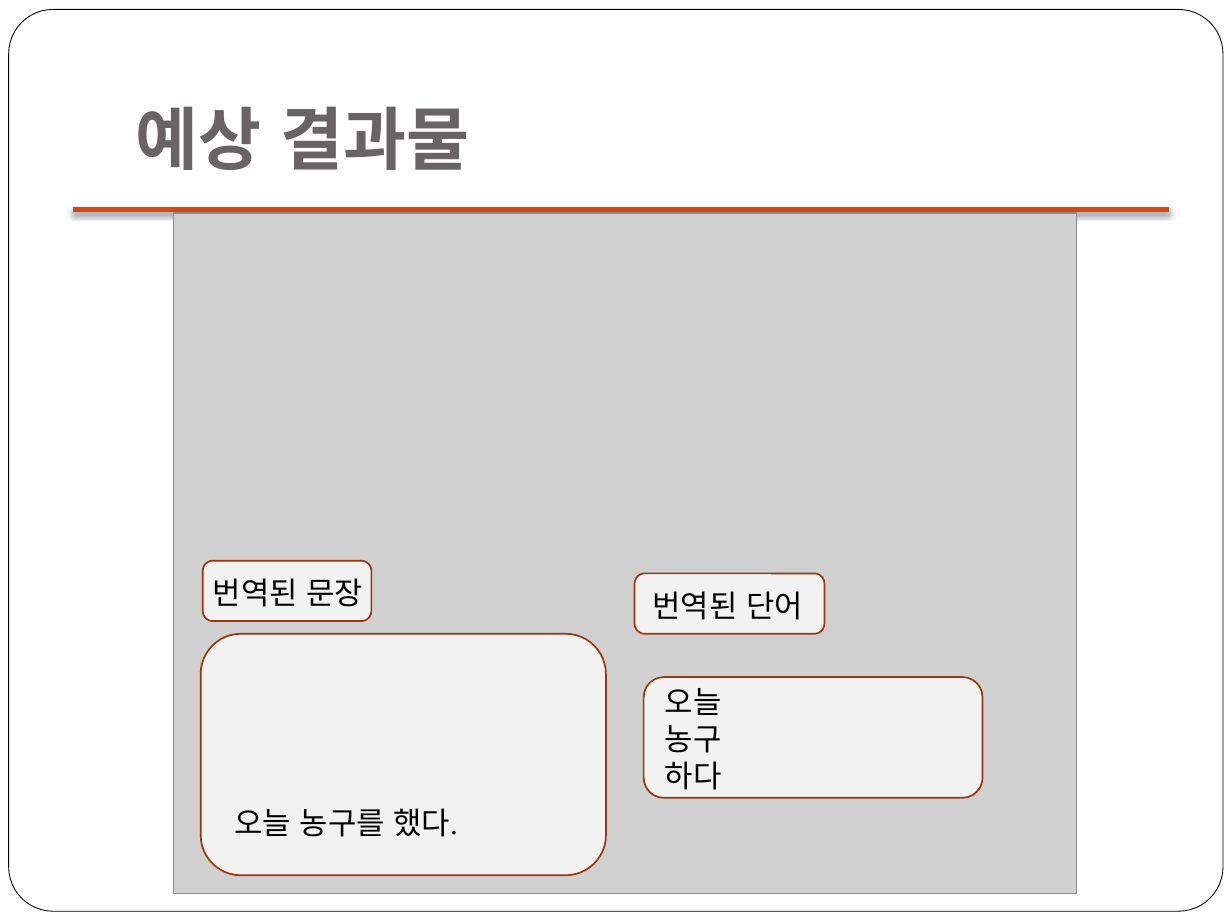
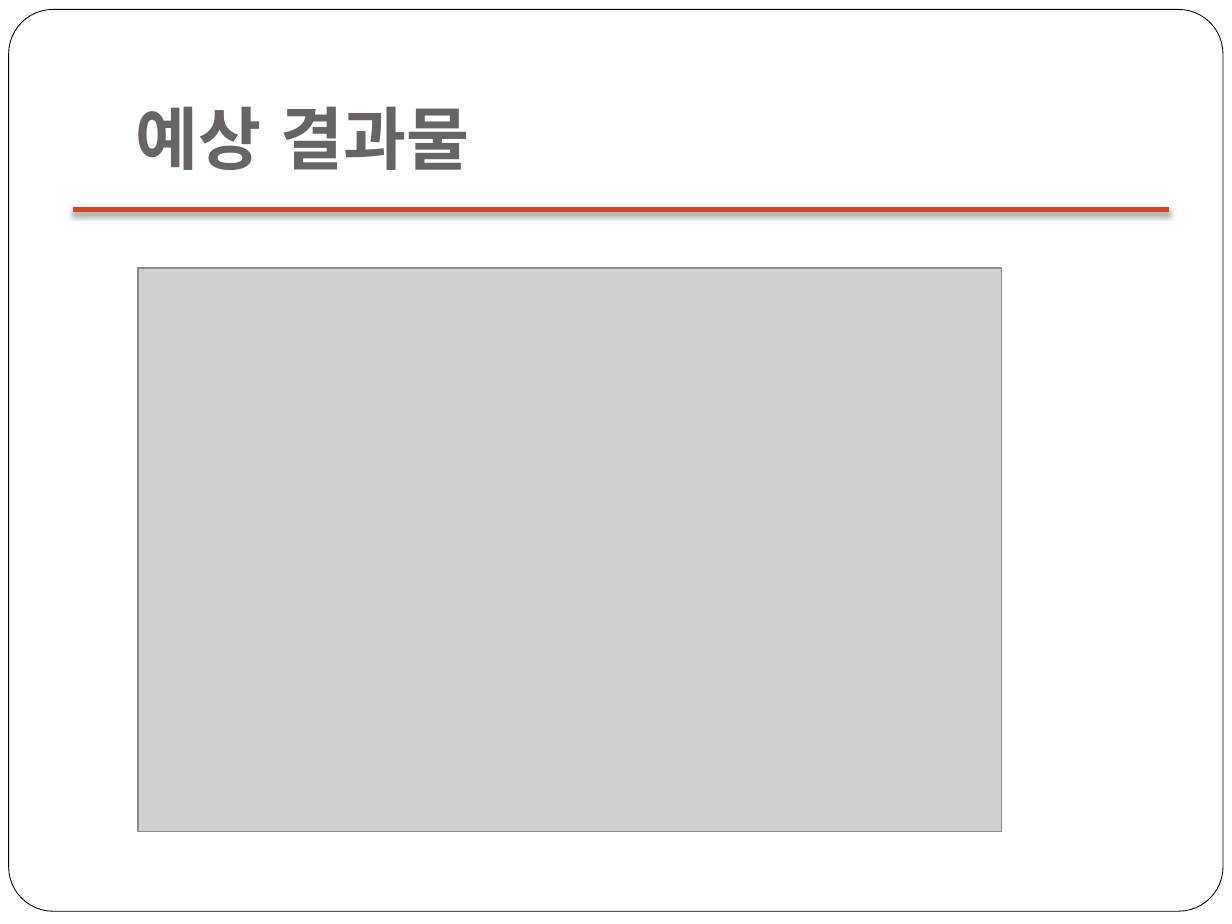
Before and after one commit to 0792004/kinectHR, a slide deck: slide 4 of doc/DSLR Proposal.pptx (slide 3 before the commit). Drawn at 1232x924 pixels with LibreOffice and Linux fonts; fonts in the diff are those of the drawing; grey boxes stand for pictures. Boxes give left, top, right and bottom in pixels: in the first picture for what was removed or moved away, otherwise in the second. Text is boxed around its words. In the diff, an @@ line names an element or a change of style, - is before the commit and + after.

```diff
--- a/doc/DSLR Proposal.pptx
+++ b/doc/DSLR Proposal.pptx
@@ picture: place and size @@
-picture at <box>174,213,1077,893</box>
+picture at <box>138,269,1002,832</box>
@@ group removed at <box>201,561,982,875</box>: 4 rounded rectangles, 4 texts @@
-번역된 문장
-번역된 단어
-오늘 농구를 했다.
-오늘
-농구
-하다
```
Also in this commit, not shown: 1 other slide changed, 1 slide added.
